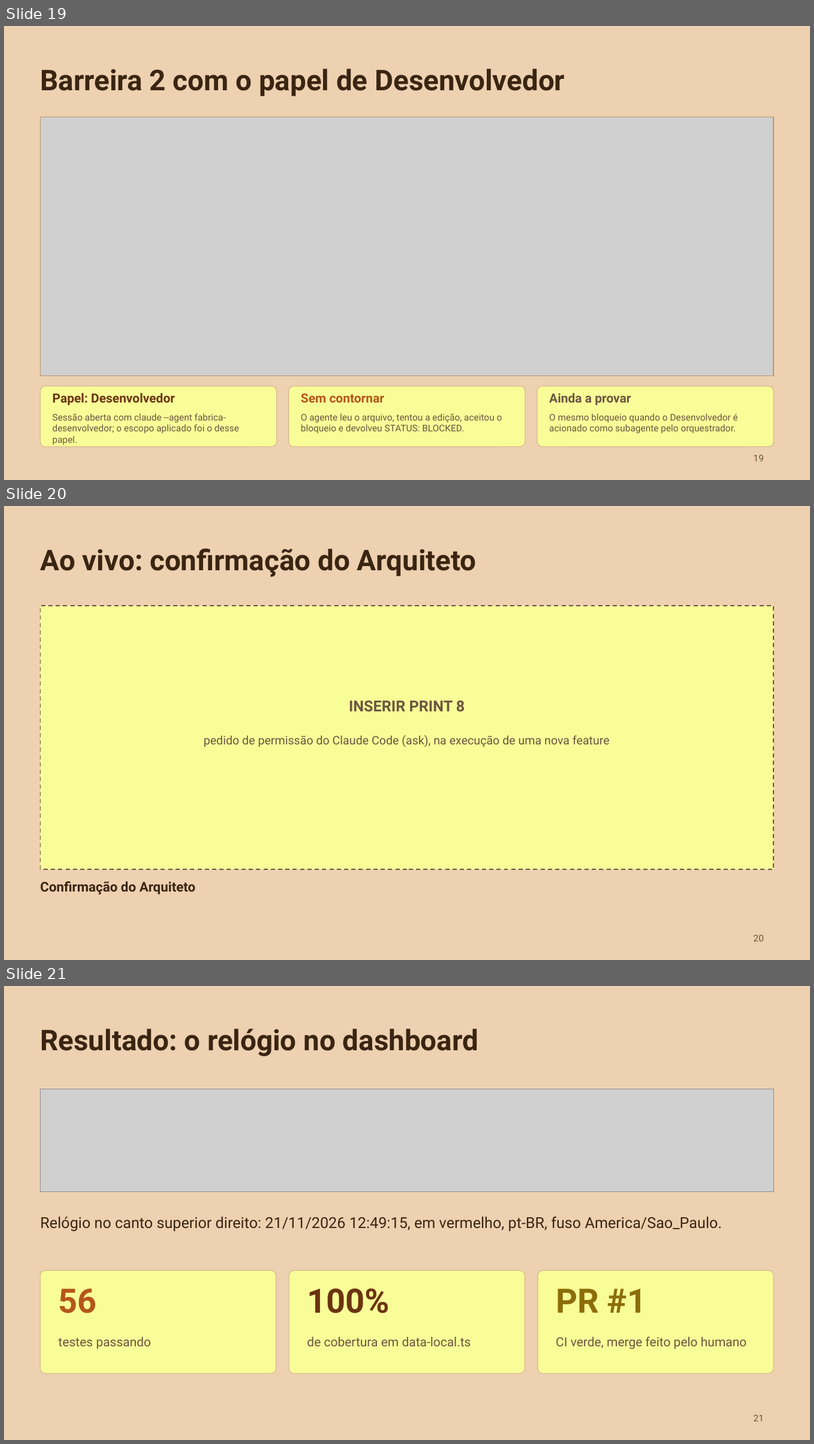
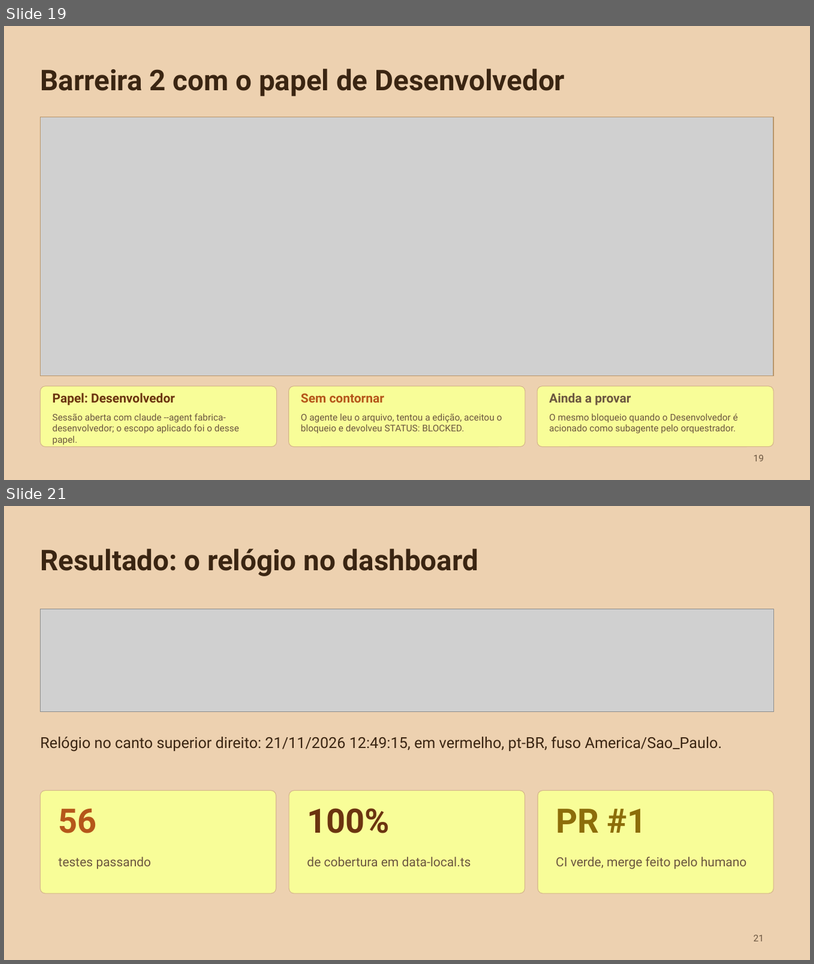
Before and after one commit to liviagomes30/fabrica-petcontrol, a slide deck: docs/fabrica/apresentacao-fabrica-claude-code.pptx. Shown one above the other, each under a label of ours: slides 19, 20 and 21 before the commit, slides 19 and 21 after it; the slides between them are not shown. The pictures are 814x1444 and 814x964 pixels, drawn with LibreOffice and Linux fonts; fonts in the diff are those of the drawing; grey boxes stand for pictures. Boxes give left, top, right and bottom in pixels: in the first picture for what was removed or moved away, otherwise in the second. Text is boxed around its words. In the diff, an @@ line names an element or a change of style, - is before the commit and + after.

```diff
--- a/docs/fabrica/apresentacao-fabrica-claude-code.pptx
+++ b/docs/fabrica/apresentacao-fabrica-claude-code.pptx
@@ slide 20 removed at box(4, 506, 810, 960), background #EDD1B0 @@
@@ title removed at box(40, 549, 477, 577) @@
-Ao vivo: confirmação do Arquiteto
@@ rectangle removed at box(40, 606, 774, 869) @@
@@ text removed at box(349, 700, 465, 711) @@
-INSERIR PRINT 8
@@ text removed at box(204, 735, 610, 747) @@
-pedido de permissão do Claude Code (ask), na execução de uma nova feature
@@ text removed at box(40, 881, 195, 894) @@
-Confirmação do Arquiteto
@@ page number removed at box(754, 934, 764, 941) @@
-20
```
Also in this commit, not shown: 1 slide changed, 6 slides added, 13 other files.
